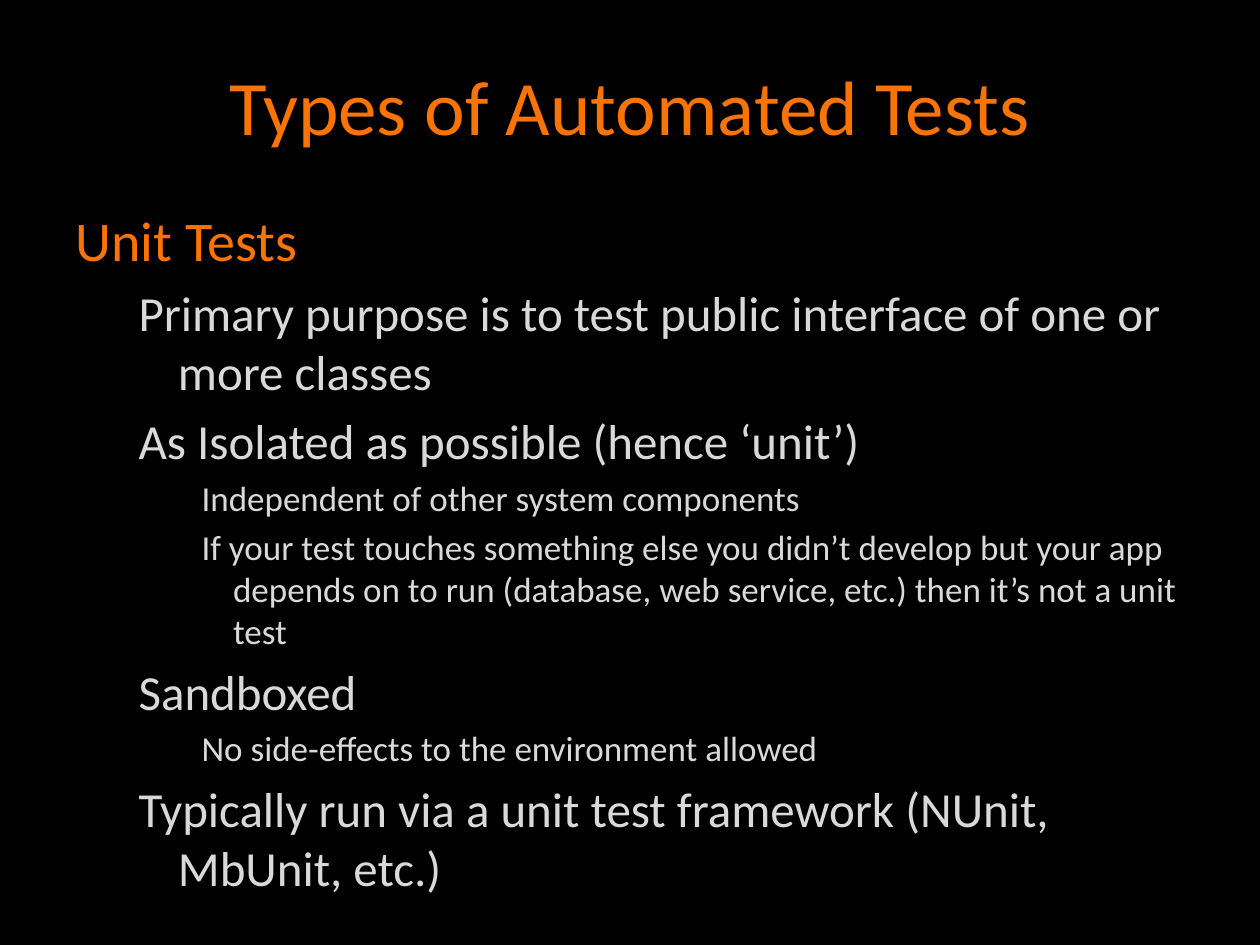
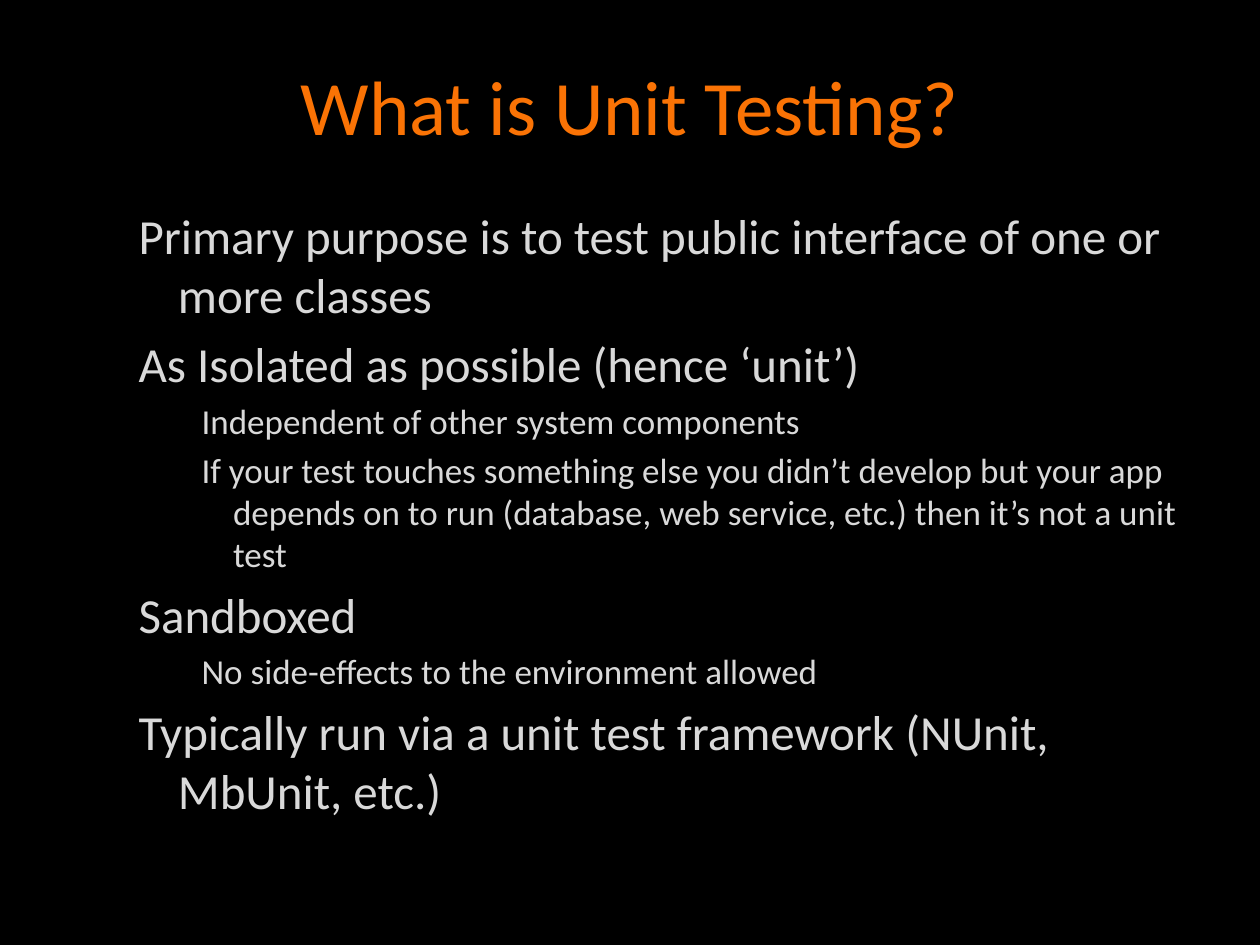
Before and after one commit to agilefire/November2010, a slide deck: slide 10 of Agile Firestarter Winter 2011 Test-Driven-Development.pptx (slide 9 before the commit). Drawn at 1260x945 pixels with LibreOffice and Linux fonts; fonts in the diff are those of the drawing. Boxes give left, top, right and bottom in pixels: in the first picture for what was removed or moved away, otherwise in the second. Text is boxed around its words. In the diff, an @@ line names an element or a change of style, - is before the commit and + after.

```diff
--- a/Agile Firestarter Winter 2011 Test-Driven-Development.pptx
+++ b/Agile Firestarter Winter 2011 Test-Driven-Development.pptx
@@ title at (301,81,958,149): text changed @@
-Types of Automated Tests
+What is Unit Testing?
@@ text at (76,222,297,262): paragraph removed @@
-Unit Tests
```
Also in this commit, not shown: 9 other slides changed, 10 slides added, 13 slides removed.
